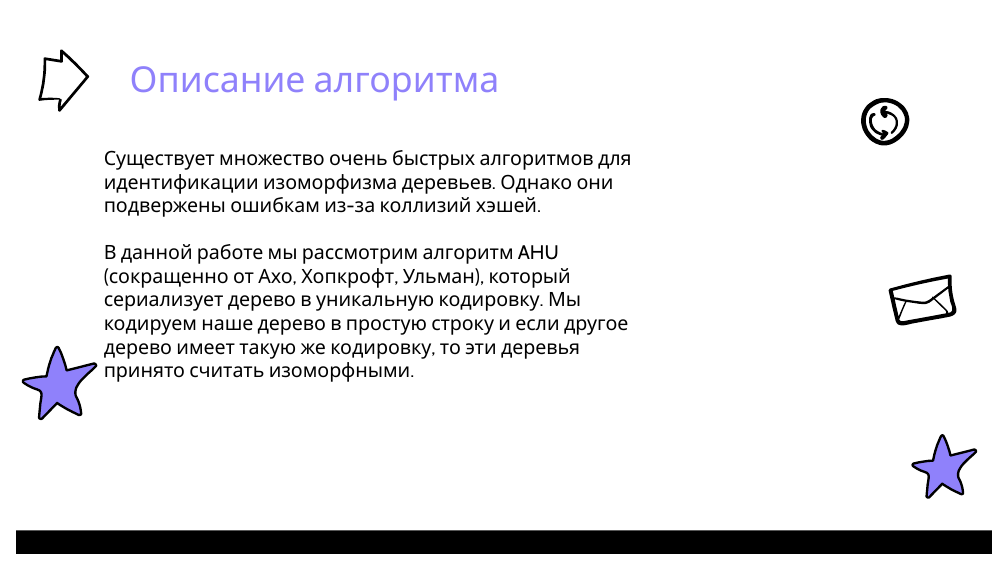
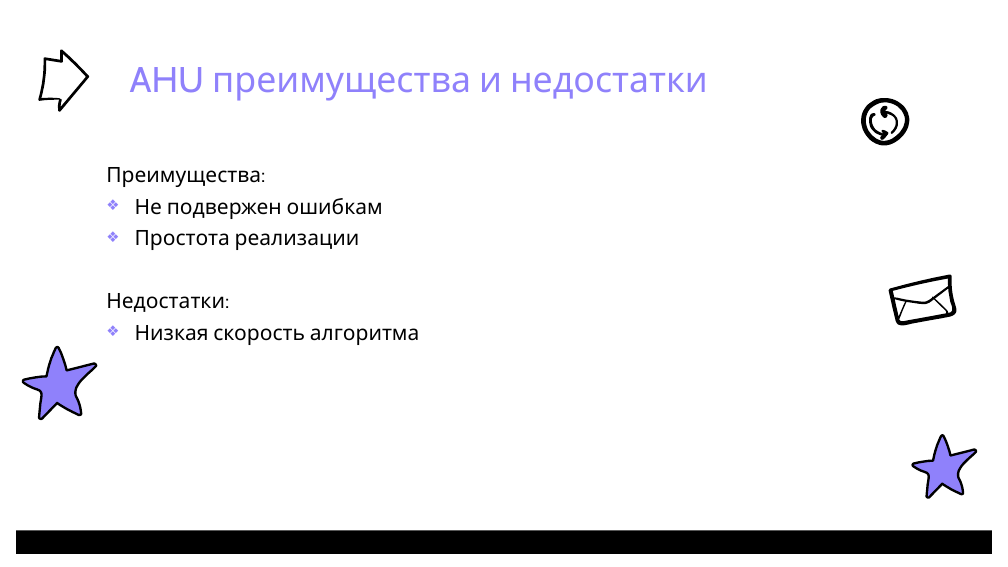
Before and after one commit to PufMe/isomorphic, a slide deck: slide 4 of docs/Изоморфизм деревьев_ПоповаС.О..pptx (slide 6 before the commit). Drawn at 1008x567 pixels with LibreOffice and Linux fonts; fonts in the diff are those of the drawing; background and template pictures are left out. Boxes give left, top, right and bottom in pixels: in the first picture for what was removed or moved away, otherwise in the second. Text is boxed around its words. In the diff, an @@ line names an element or a change of style, - is before the commit and + after.

```diff
--- a/docs/Изоморфизм деревьев_ПоповаС.О..pptx
+++ b/docs/Изоморфизм деревьев_ПоповаС.О..pptx
@@ text at (130,67,708,101): text changed @@
-Описание алгоритма
+AHU преимущества и недостатки
@@ text removed at (104,150,632,359) @@
-Существует множество очень быстрых алгоритмов для идентификации изоморфизма деревьев. Однако они подвержены ошибкам из-за коллизий хэшей.
-В данной работе мы рассмотрим алгоритм AHU (сокращенно от Ахо, Хопкрофт, Ульман), который сериализует дерево в уникальную кодировку. Мы кодируем наше дерево в простую строку и если другое дерево имеет такую же кодировку, то эти деревья принято считать изоморфными.
@@ text added at (106,167,420,345), 20 pt, text #000000 @@
+Преимущества:
+❖ Не подвержен ошибкам
+❖ Простота реализации
+Недостатки:
+❖ Низкая скорость алгоритма
```
Also in this commit, not shown: 5 other slides changed, 4 slides added, 22 slides removed, 1 other file.
